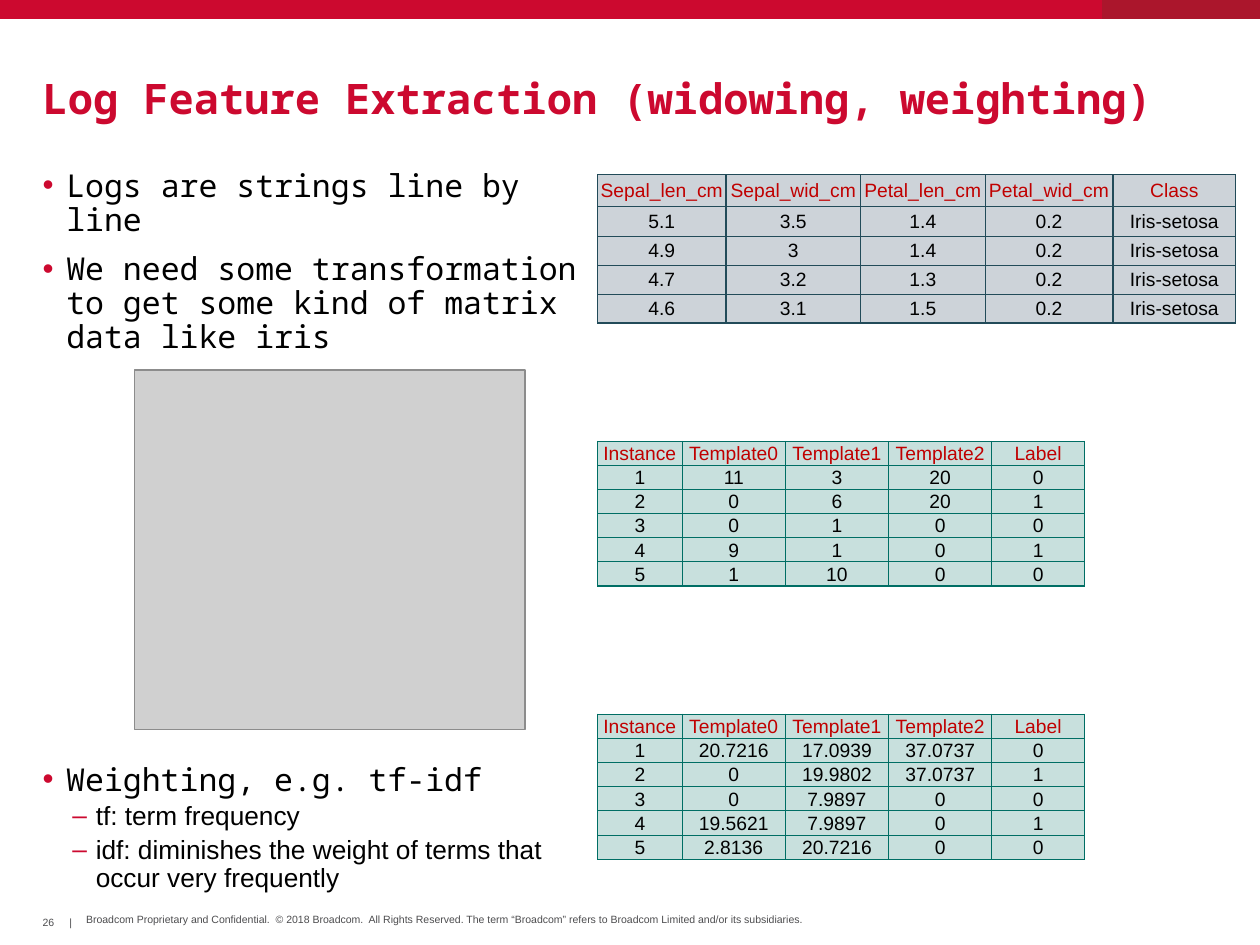
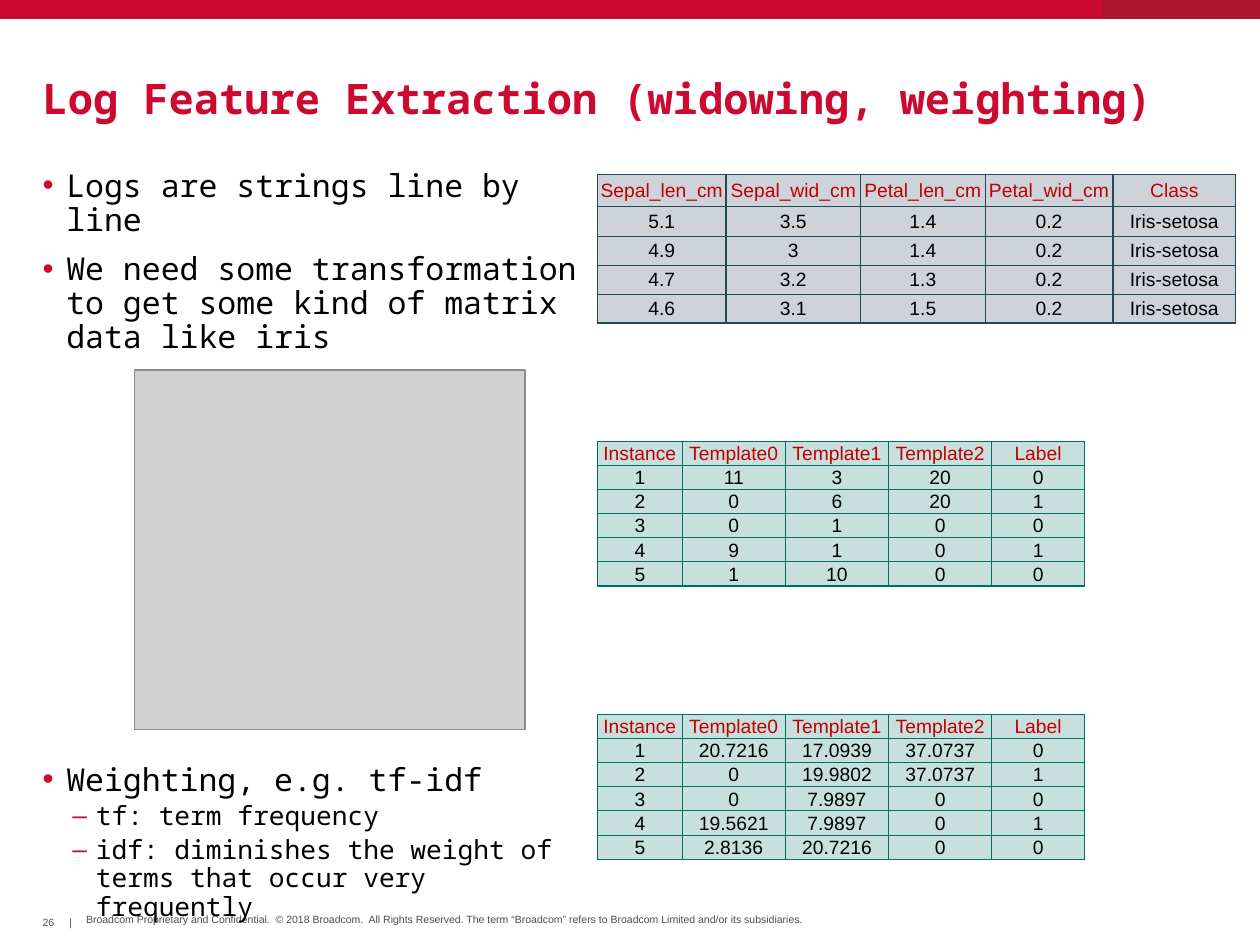
Before and after one commit to hayhan/loganalyzer, a slide deck: slide 26 of papers/LogAnalyzerIntro.pptx. Drawn at 1260x945 pixels with LibreOffice and Linux fonts; fonts in the diff are those of the drawing; grey boxes stand for pictures; background and template pictures are left out. Boxes give left, top, right and bottom in pixels: in the first picture for what was removed or moved away, otherwise in the second. Text is boxed around its words. In the diff, an @@ line names an element or a change of style, - is before the commit and + after.

```diff
--- a/papers/LogAnalyzerIntro.pptx
+++ b/papers/LogAnalyzerIntro.pptx
@@ text at <box>96,805,552,923</box>: font Arial to Noto Sans Mono in "tf: term frequency", "idf: diminishes the weight of terms that ..." @@
```
Also in this commit, not shown: 7 other slides changed, 3 other files.
